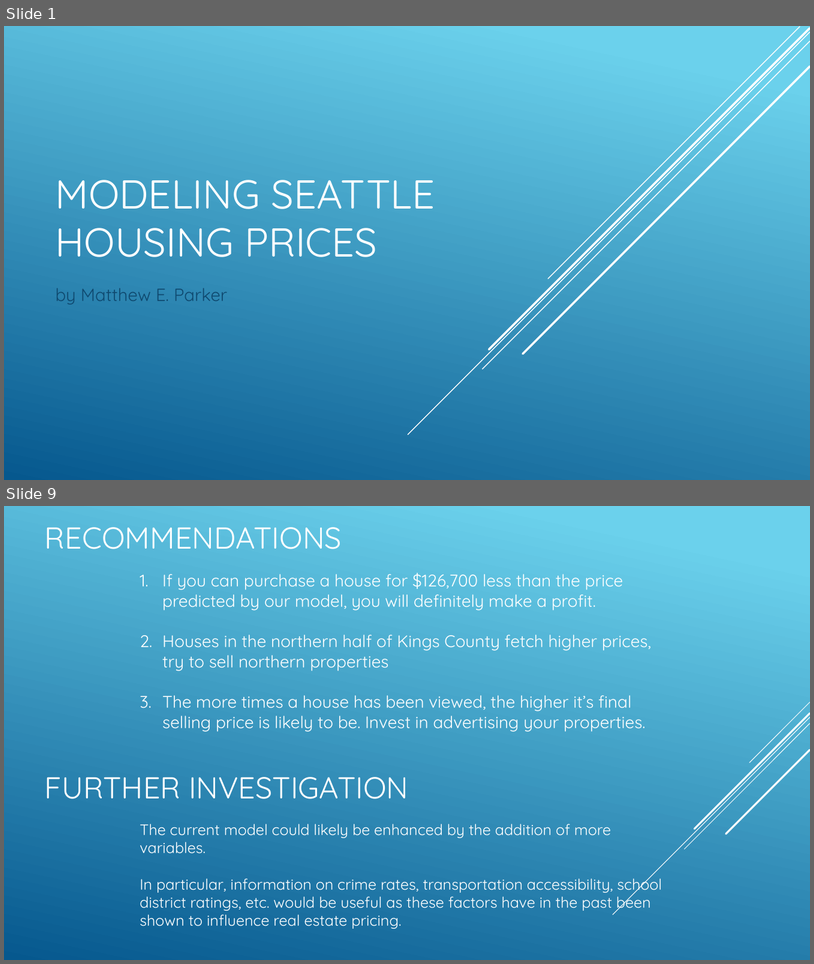
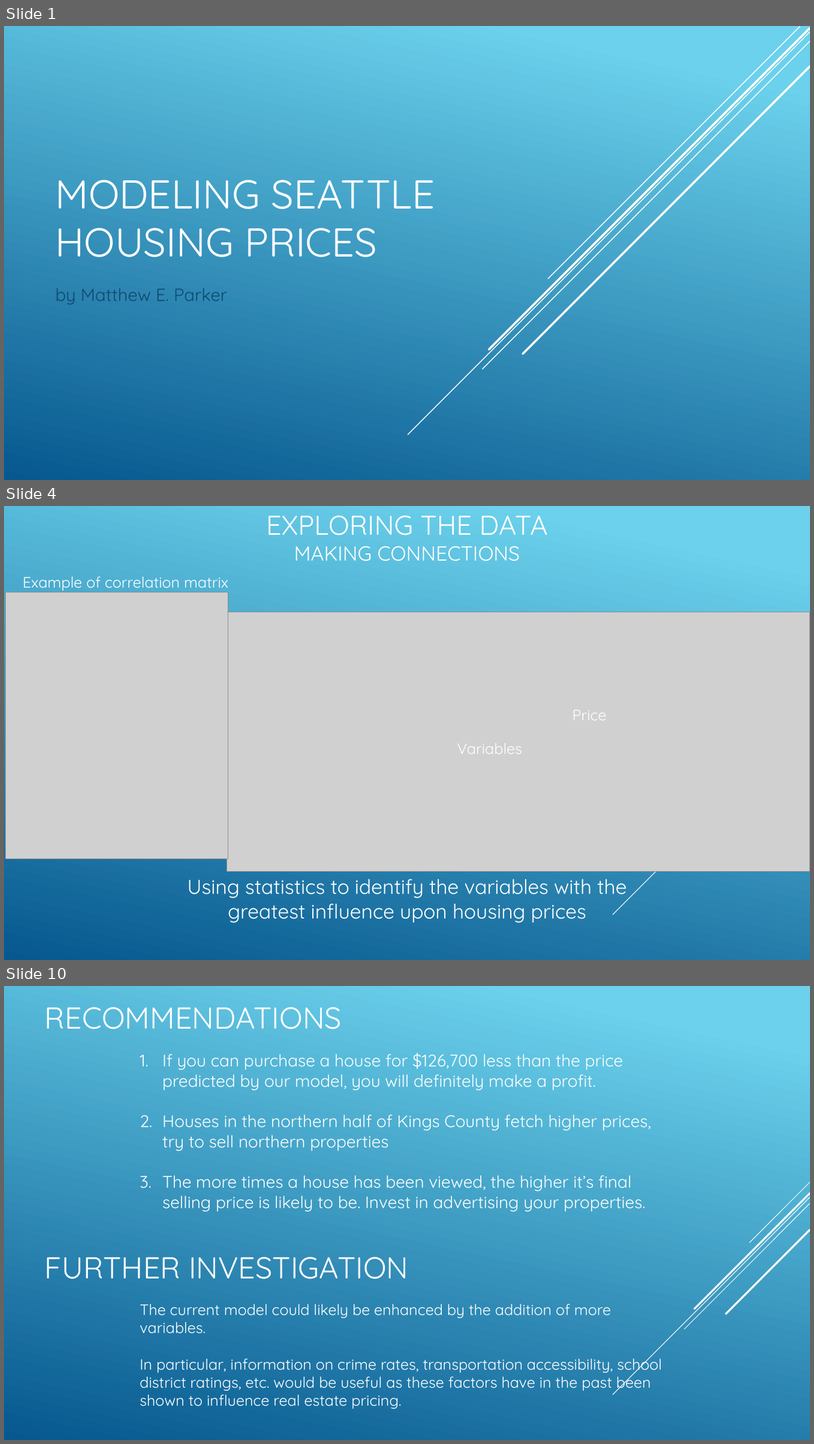
Before and after one commit to magnawhale/dsc-v2-mod1-final-project-online-ds-ft-051319, a slide deck: presentation_v02.pptx. Shown one above the other, each under a label of ours: slides 1 and 9 before the commit, slides 1, 4 and 10 after it; the slides between them are not shown. The pictures are 814x964 and 814x1444 pixels, drawn with LibreOffice and Linux fonts; fonts in the diff are those of the drawing; grey boxes stand for pictures. Boxes give left, top, right and bottom in pixels: in the first picture for what was removed or moved away, otherwise in the second. Text is boxed around its words. In the diff, an @@ line names an element or a change of style, - is before the commit and + after.

```diff
--- a/presentation_v02.pptx
+++ b/presentation_v02.pptx
@@ slide 4 added at (4, 506, 810, 960), background gradient #6ED2EB to #06588E; not listed: 5 template elements that a slide beside it also shows @@
@@ title added at (266, 516, 548, 561), 24.3 pt, text #FFFFFF @@
+EXPLORING THE DATA
+MAKING CONNECTIONS
@@ text added at (23, 576, 228, 591), 18 pt, text #FFFFFF @@
+Example of correlation matrix
@@ picture added at (5, 592, 228, 859) @@
@@ picture added at (227, 612, 810, 871) @@
@@ text added at (573, 710, 607, 720), 18 pt, text #FFFFFF @@
+Price
@@ text added at (458, 743, 522, 754), 18 pt, text #FFFFFF @@
+Variables
@@ text added at (188, 879, 627, 922), 24 pt, text #FFFFFF @@
+Using statistics to identify the variables with the greatest influence upon housing prices
@@ what was slide 9 is now slide 10 @@
```
Also in this commit, not shown: 5 slides changed, 2 other slides added, 2 slides removed, 1 other file.
